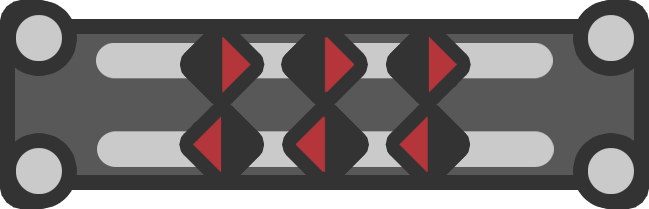
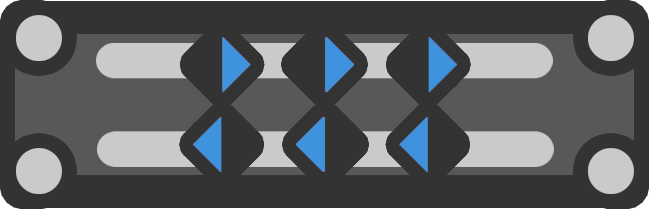
Layered file, before and after one edit (649 x 209). Changes by layer:
added layer "图层 14 拷贝 2" above "图层 14 拷贝" over (179, 34, 471, 175)
showed group "组 3" (9 layers) over (46, 1, 603, 208)
